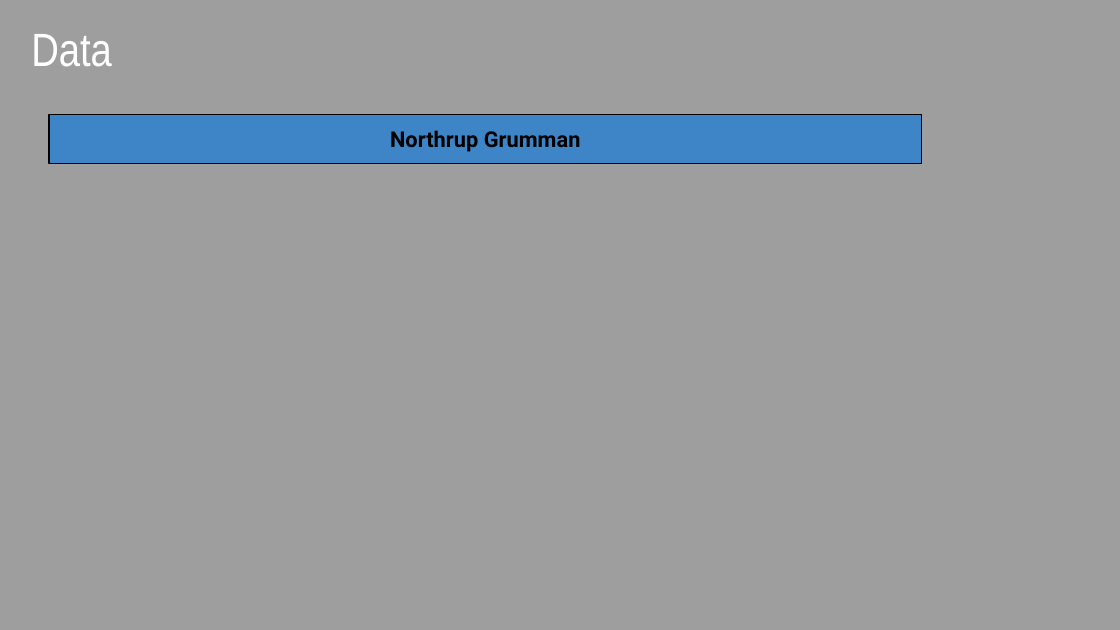
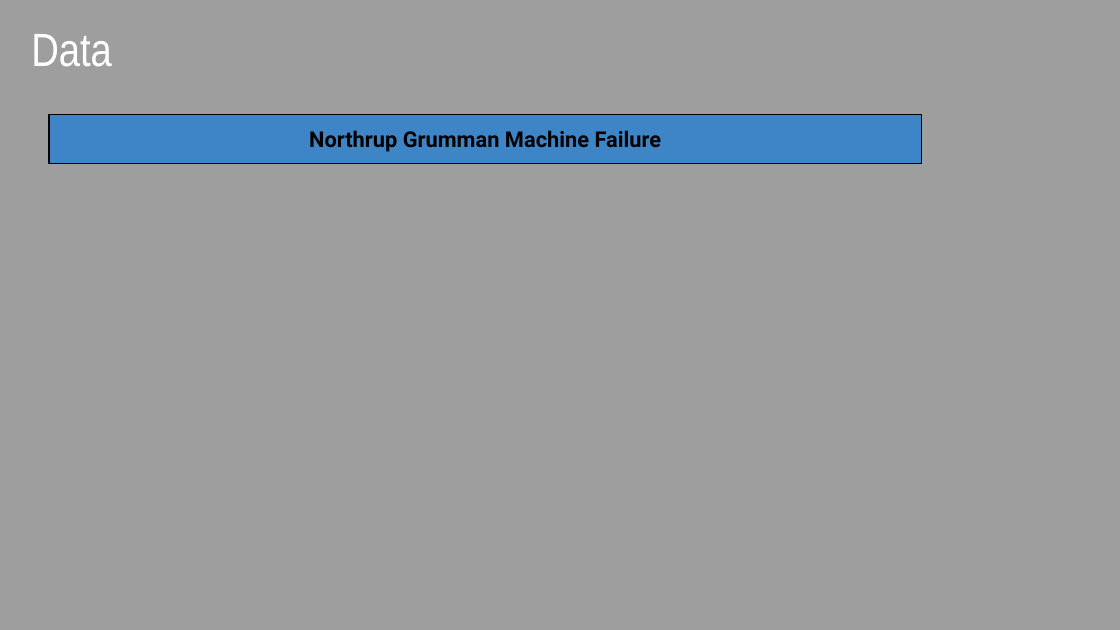
Before and after one commit to tfuger10/Machine-Predictive-Maintenance, a slide deck: slide 3 of Machine-Predictive-Maintenance.pptx. Drawn at 1120x630 pixels with LibreOffice and Linux fonts; fonts in the diff are those of the drawing. Boxes give left, top, right and bottom in pixels: in the first picture for what was removed or moved away, otherwise in the second. Text is boxed around its words. In the diff, an @@ line names an element or a change of style, - is before the commit and + after.

```diff
--- a/Machine-Predictive-Maintenance.pptx
+++ b/Machine-Predictive-Maintenance.pptx
@@ text in rectangle at bbox=[309, 130, 662, 152]: text changed @@
-Northrup Grumman
+Northrup Grumman Machine Failure
```
Also in this commit, not shown: 5 other slides changed, 3 slides added, 2 slides removed, 4 other files.
